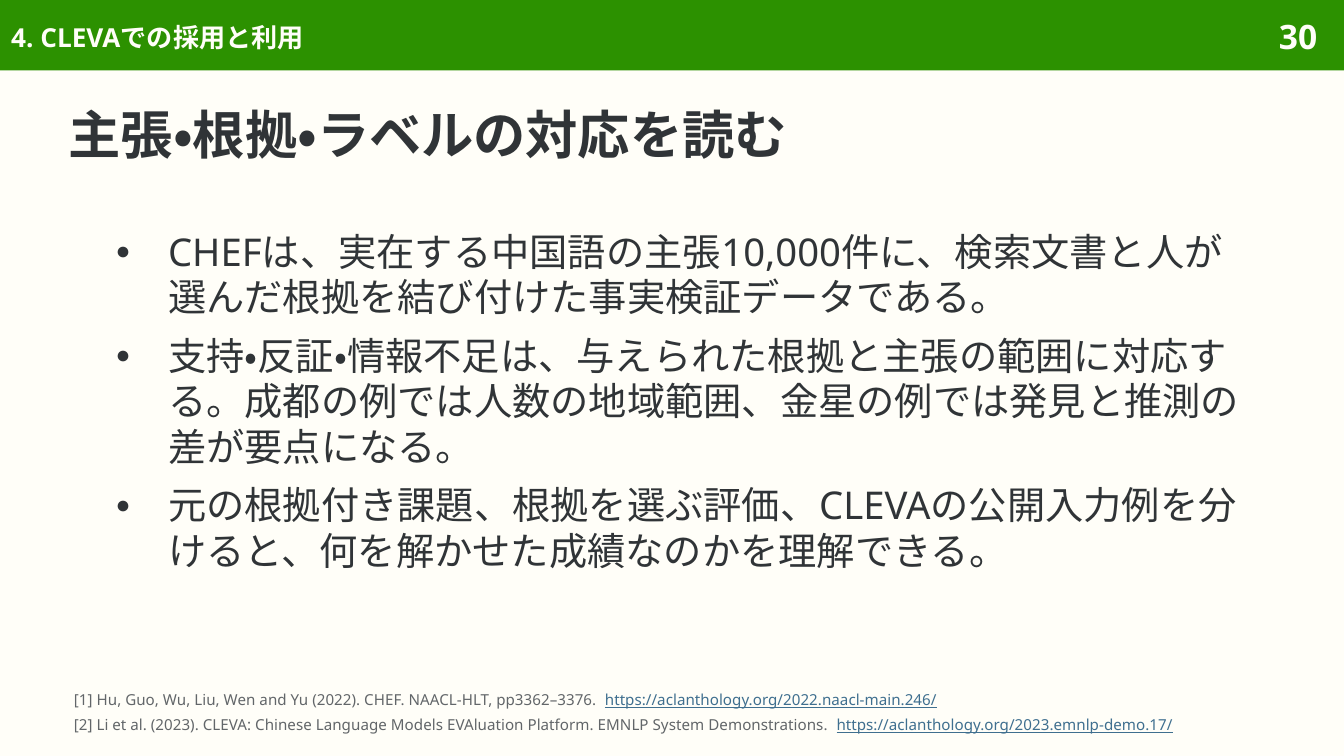
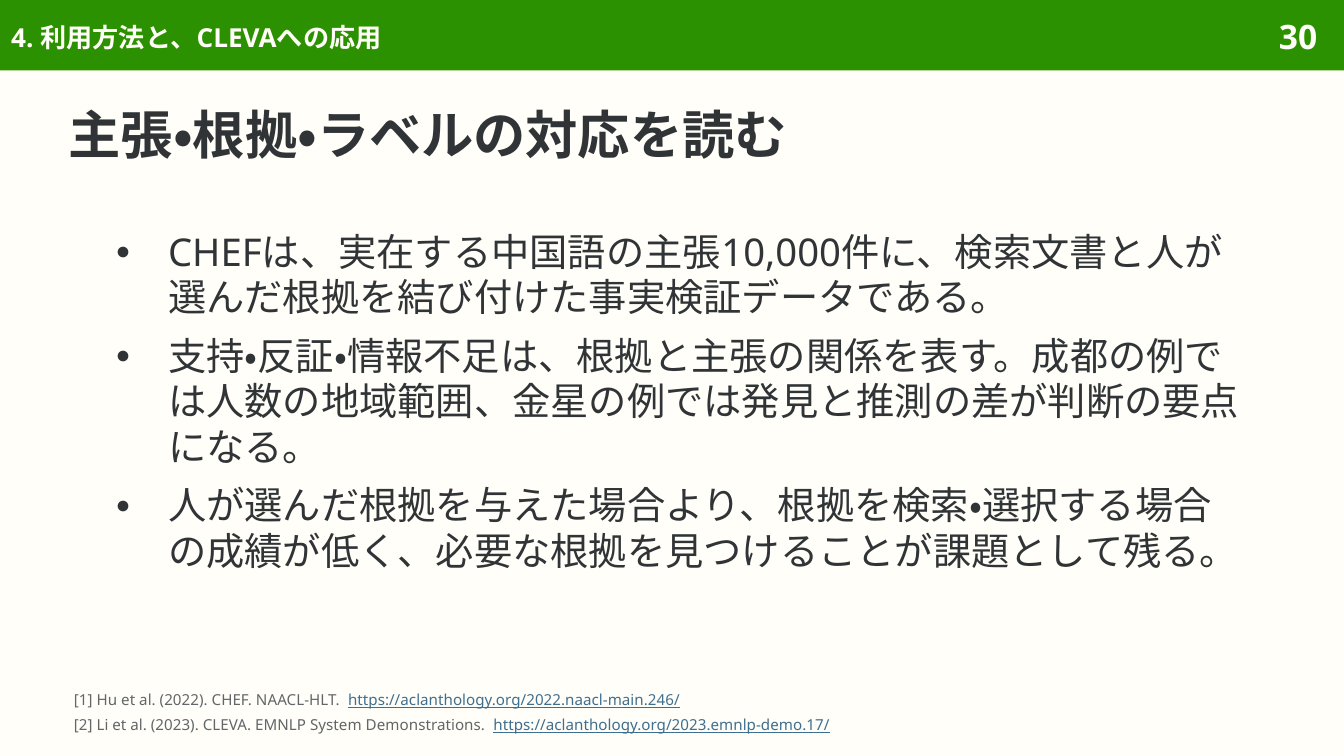
Before and after one commit to sasakiy84/datasets-in-10-minutes, a slide deck: slide 30 of slides/datasets-in-10-minutes-chef.pptx. Drawn at 1344x756 pixels with LibreOffice and Linux fonts; fonts in the diff are those of the drawing. Boxes give left, top, right and bottom in pixels: in the first picture for what was removed or moved away, otherwise in the second. Text is boxed around its words. In the diff, an @@ line names an element or a change of style, - is before the commit and + after.

Commit message:
Revise CHEF Japanese explanations and remove production audit detail

```diff
--- a/slides/datasets-in-10-minutes-chef.pptx
+++ b/slides/datasets-in-10-minutes-chef.pptx
@@ title at [11, 24, 381, 50]: text changed @@
-4. CLEVAでの採用と利用
+4. 利用方法と、CLEVAへの応用
@@ text at [168, 338, 1239, 568]: text changed @@
-● 支持・反証・情報不足は、与えられた根拠と主張の範囲に対応する。成都の例では人数の地域範囲、金星の例では発見と推測の差が要点になる。
-● 元の根拠付き課題、根拠を選ぶ評価、CLEVAの公開入力例を分けると、何を解かせた成績なのかを理解できる。
+● 支持・反証・情報不足は、根拠と主張の関係を表す。成都の例では人数の地域範囲、金星の例では発見と推測の差が判断の要点になる。
+● 人が選んだ根拠を与えた場合より、根拠を検索・選択する場合の成績が低く、必要な根拠を見つけることが課題として残る。
@@ text at [74, 693, 829, 734]: text changed; text colour #626669 to #3F6F8F @@
-[1] Hu, Guo, Wu, Liu, Wen and Yu (2022). CHEF. NAACL-HLT, pp3362–3376. https://aclanthology.org/2022.naacl-main.246/
-[2] Li et al. (2023). CLEVA: Chinese Language Models EVAluation Platform. EMNLP System Demonstrations. https://aclanthology.org/2023.emnlp-demo.17/
+[1] Hu et al. (2022). CHEF. NAACL-HLT. https://aclanthology.org/2022.naacl-main.246/
+[2] Li et al. (2023). CLEVA. EMNLP System Demonstrations. https://aclanthology.org/2023.emnlp-demo.17/
```
Also in this commit, not shown: 52 other slides changed, 4 slides removed, 36 other files.
